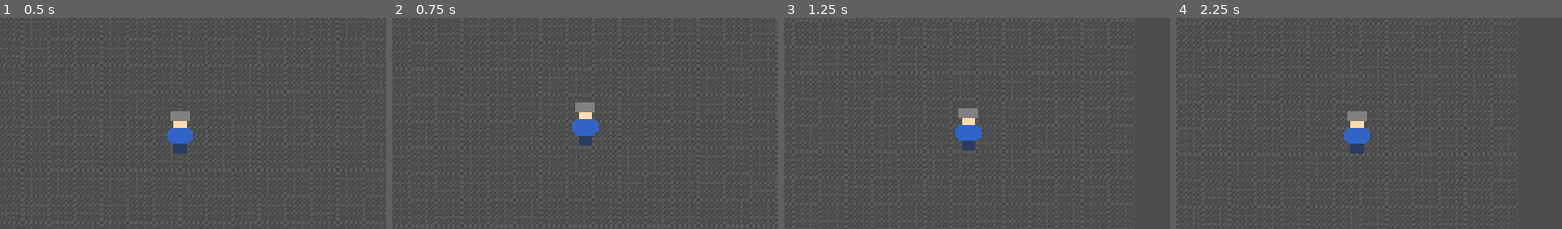
Above: before the commit, frames 1-4 (left to right).
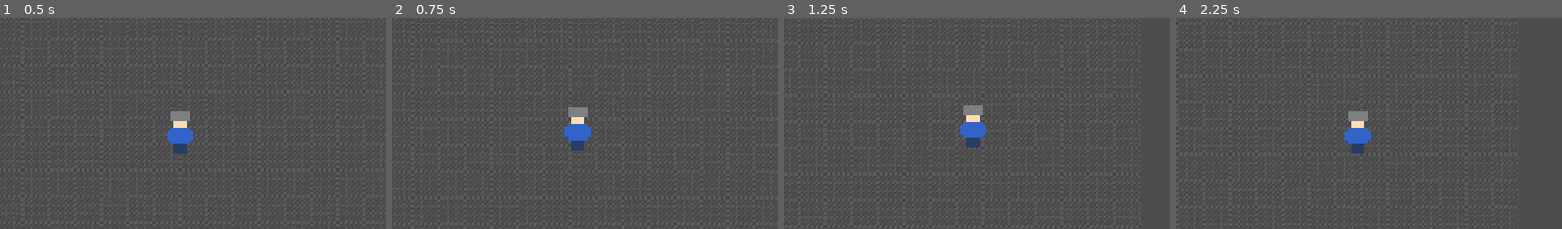
Above: after the commit, the same moments.

Repository: adamant3/roguelike-dungeon-crawler
Game: Godot game, scene res://scenes/main.tscn
Two runs of this game, one before a commit and one after it. Both use one fixed random seed, a clock stepped at 60 frames per second and the inputs below.
Inputs (mouse positions are % of the whole screen's width and height, from its top left):
- Up to frame 1 (0.5 s): no input
- Up to frame 2 (0.75 s): tap Enter at 0.5 s; drag from (3, 93) to (61, 25) at 0.52 s
- Up to frame 3 (1.25 s): no input
- Up to frame 4 (2.25 s): drag from (30, 53) to (45, 69) at 1.27 s; tap Space at 2 s; move the mouse to (61, 25) at 2.02 s; hold D (move_right) from 2.03 s (still down)
The pictures show only the part of the screen within x 27-77%, y 21-71%; the shares and areas given below are measured in that part.

Frame 1 is identical in both runs. In frame 2, 1.1% of the frame differs, in the area x 44-54%, y 40-63%; in frame 3, 0.7%; in frame 4, less than 0.1%.

Commit message:
Implement smooth movement for player character
Refactor player movement to include smoothing for movement input.

Diff:
--- a/scripts/player/player_movement.gd
+++ b/scripts/player/player_movement.gd
@@ -1,17 +1,20 @@
 extends CharacterBody2D
 
 @export var speed: float = 200.0
+var smooth_move_vector := Vector2.ZERO
+var smoothing := 0.2 # Lower = more instant, higher = smoother; try 0.1–0.3
 
-func _physics_process(_delta: float):
-	var axis := Vector2(
-		Input.get_action_strength("move_right") - Input.get_action_strength("move_left"),
-		Input.get_action_strength("move_down") - Input.get_action_strength("move_up")
-	)
+func get_input_vector() -> Vector2:
+	var x_input = Input.get_action_strength("move_right") - Input.get_action_strength("move_left")
+	var y_input = Input.get_action_strength("move_down") - Input.get_action_strength("move_up")
+	return Vector2(x_input, y_input)
 
-	# If both directions are pressed, axis (for that direction) will be zero (cancel out)
-	if axis.length() > 0:
-		velocity = axis.normalized() * speed
+func _physics_process(_delta):
+	var target = get_input_vector()
+	smooth_move_vector = smooth_move_vector.lerp(target, smoothing)
+	if smooth_move_vector.length() > 0:
+		var direction = smooth_move_vector.normalized()
+		velocity = direction * speed * smooth_move_vector.length()
 	else:
 		velocity = Vector2.ZERO
-
 	move_and_slide()
